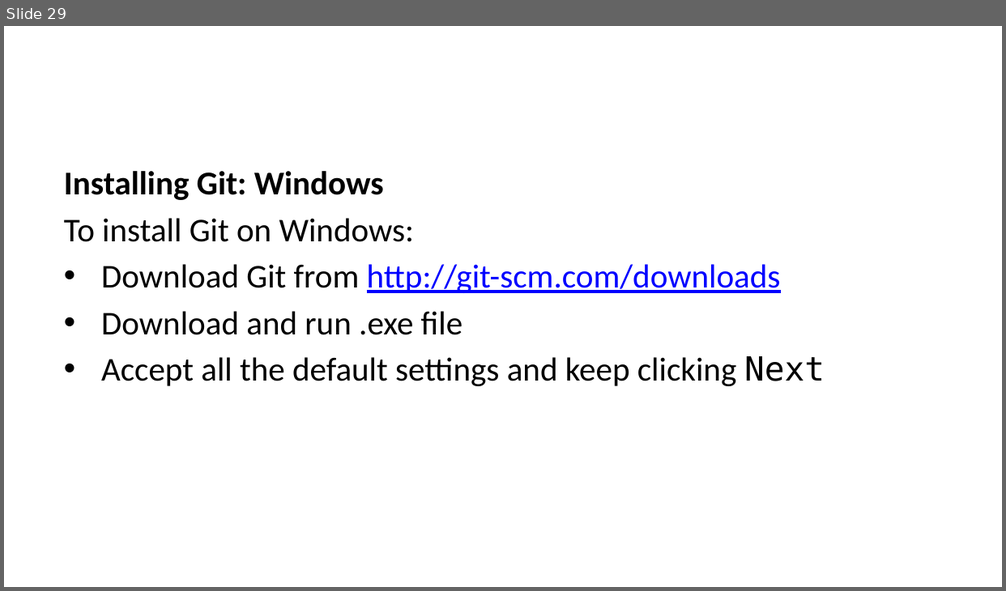
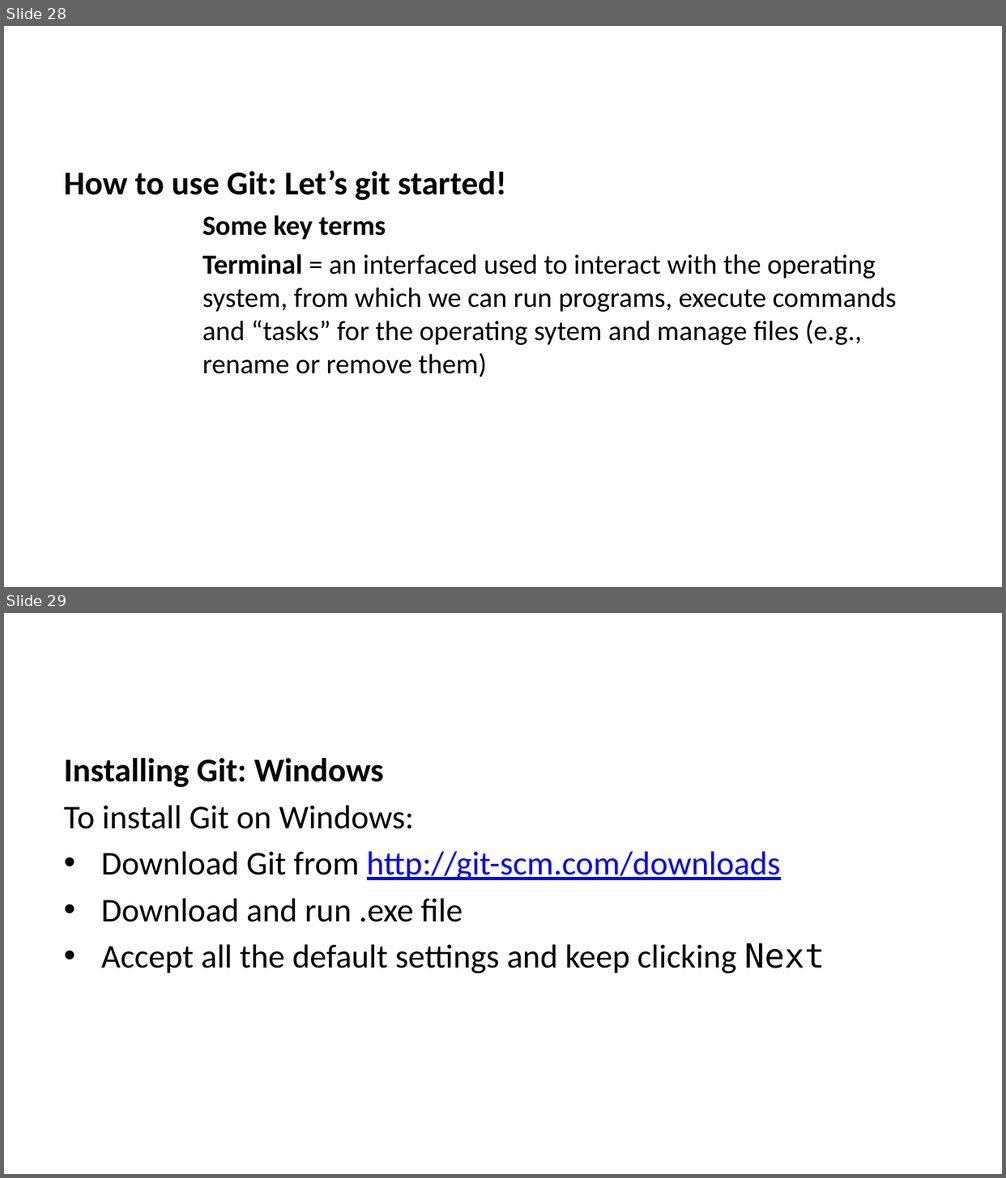
Before and after one commit to lmu-osc/train-the-trainer-student-track-OS, a slide deck: materials/OS-M3/OS-M3-S4-Git/OS-M3-S4-Git-slides.pptx. Shown one above the other, each under a label of ours: slide 29 before the commit, slides 28 and 29 after it. The pictures are 1006x591 and 1006x1178 pixels, drawn with LibreOffice and Linux fonts; fonts in the diff are those of the drawing. Boxes give left, top, right and bottom in pixels: in the first picture for what was removed or moved away, otherwise in the second. Text is boxed around its words. In the diff, an @@ line names an element or a change of style, - is before the commit and + after.

```diff
--- a/materials/OS-M3/OS-M3-S4-Git/OS-M3-S4-Git-slides.pptx
+++ b/materials/OS-M3/OS-M3-S4-Git/OS-M3-S4-Git-slides.pptx
@@ slide 28 added at (x1=4, y1=26, x2=1002, y2=587), background #FFFFFF @@
@@ text added at (x1=64, y1=170, x2=897, y2=378), 20 pt, text #000000 @@
+How to use Git: Let’s git started!
+Some key terms
+Terminal = an interfaced used to interact with the operating system, from which we can run programs, execute commands and “tasks” for the operating sytem and manage files (e.g., rename or remove them)
```
Also in this commit, not shown: 3 other slides added, 1 slide removed, 41 other files.
